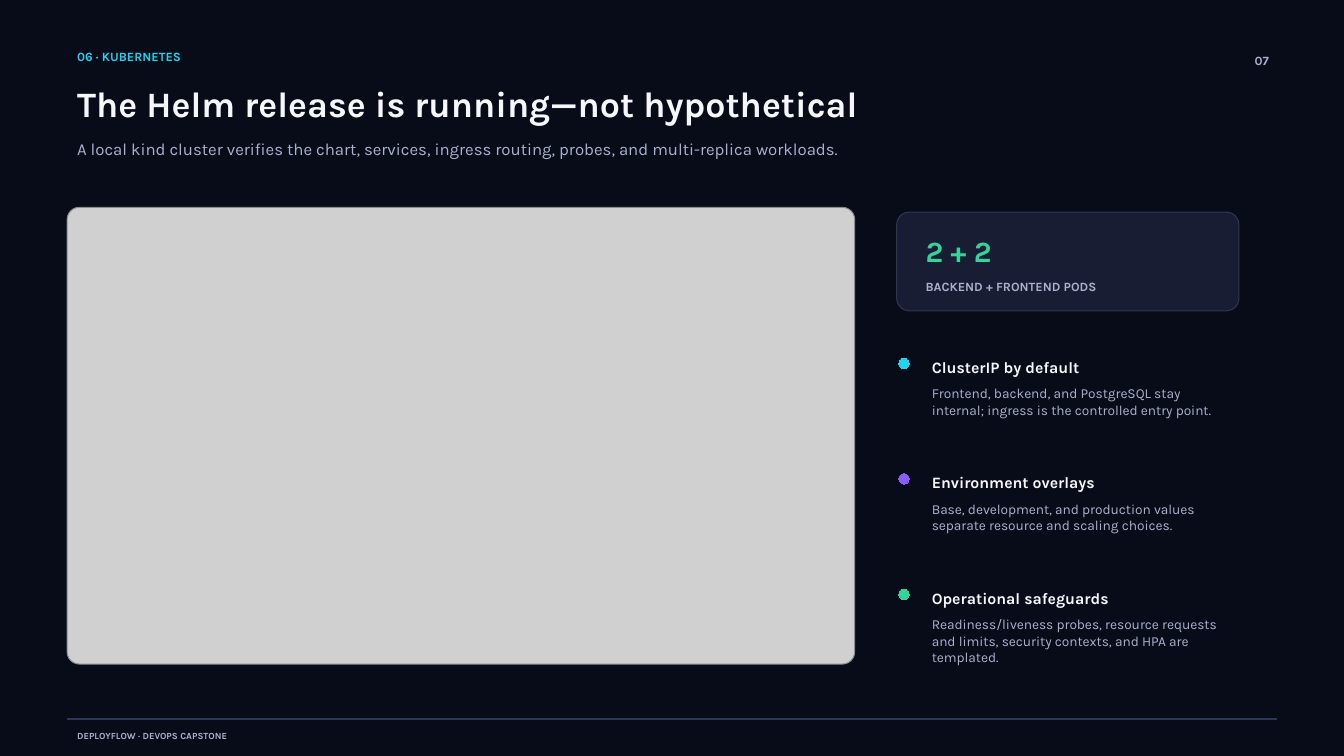
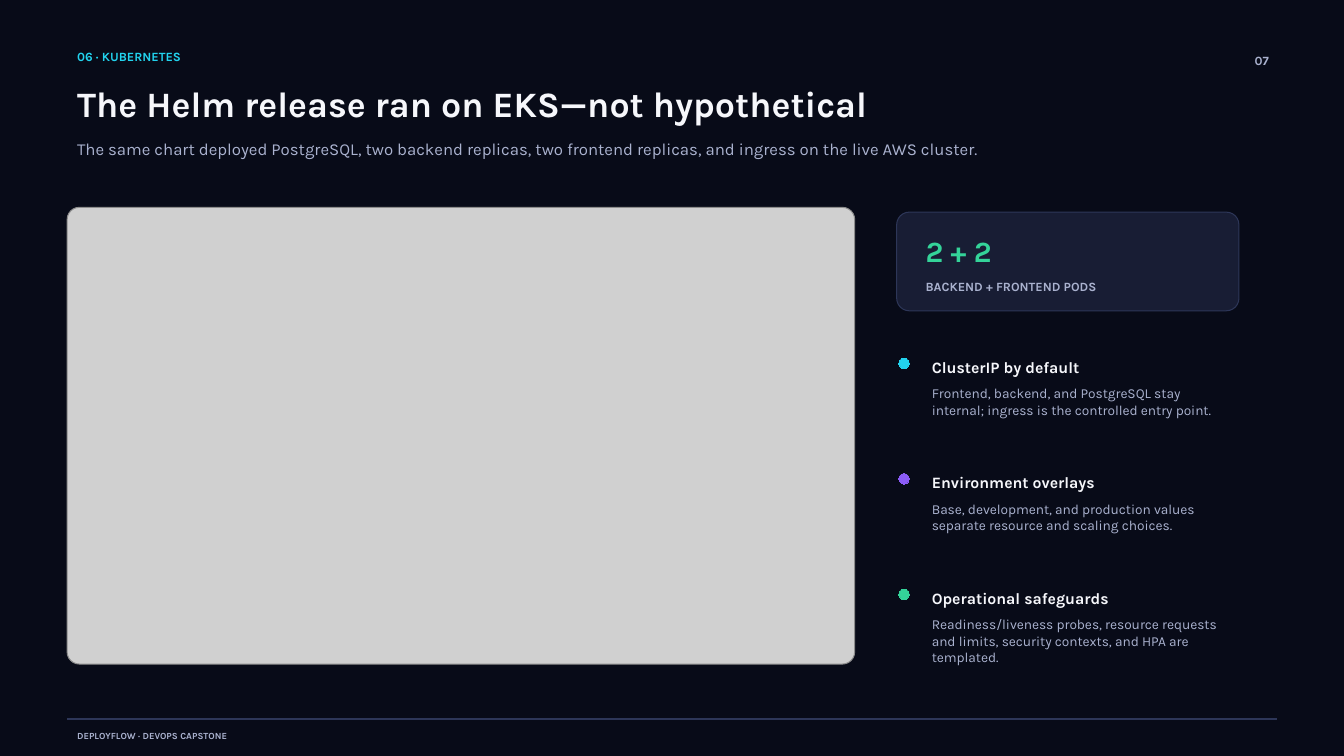
Before and after one commit to Shrivalkumar/Devops-Final-Project, a slide deck: slide 7 of deliverables/DeployFlow-DevOps-Capstone.pptx. Drawn at 1344x756 pixels with LibreOffice and Linux fonts; fonts in the diff are those of the drawing; grey boxes stand for pictures. Boxes give left, top, right and bottom in pixels: in the first picture for what was removed or moved away, otherwise in the second. Text is boxed around its words. In the diff, an @@ line names an element or a change of style, - is before the commit and + after.

```diff
--- a/deliverables/DeployFlow-DevOps-Capstone.pptx
+++ b/deliverables/DeployFlow-DevOps-Capstone.pptx
@@ text at bbox=[77, 91, 867, 126]: text changed @@
-The Helm release is running—not hypothetical
+The Helm release ran on EKS—not hypothetical
@@ text at bbox=[77, 143, 977, 159]: text changed @@
-A local kind cluster verifies the chart, services, ingress routing, probes, and multi-replica workloads.
+The same chart deployed PostgreSQL, two backend replicas, two frontend replicas, and ingress on the live AWS cluster.
```
Also in this commit, not shown: 1 other slide changed, 1 slide added, 1 slide removed, 17 other files.
